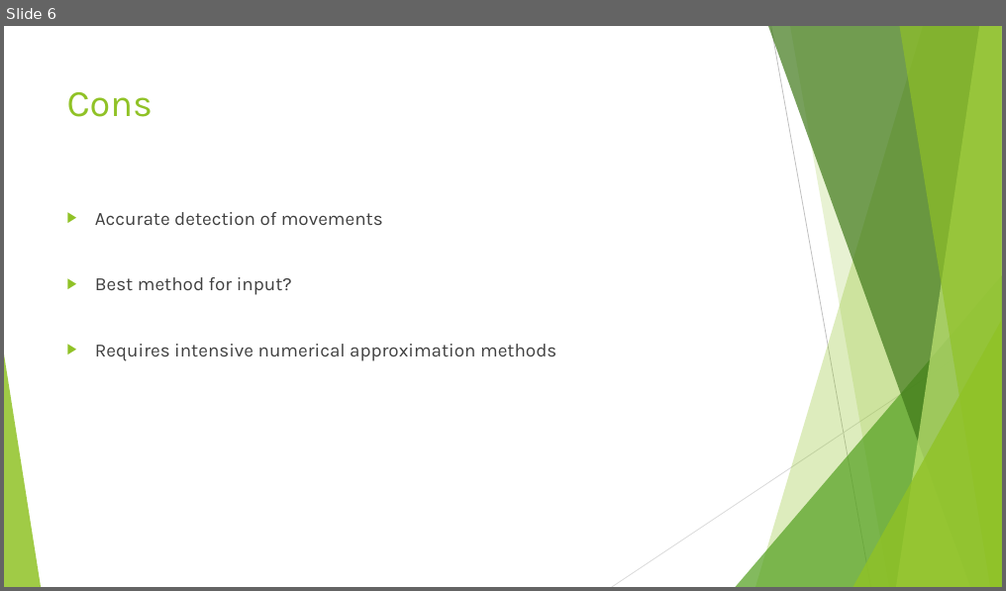
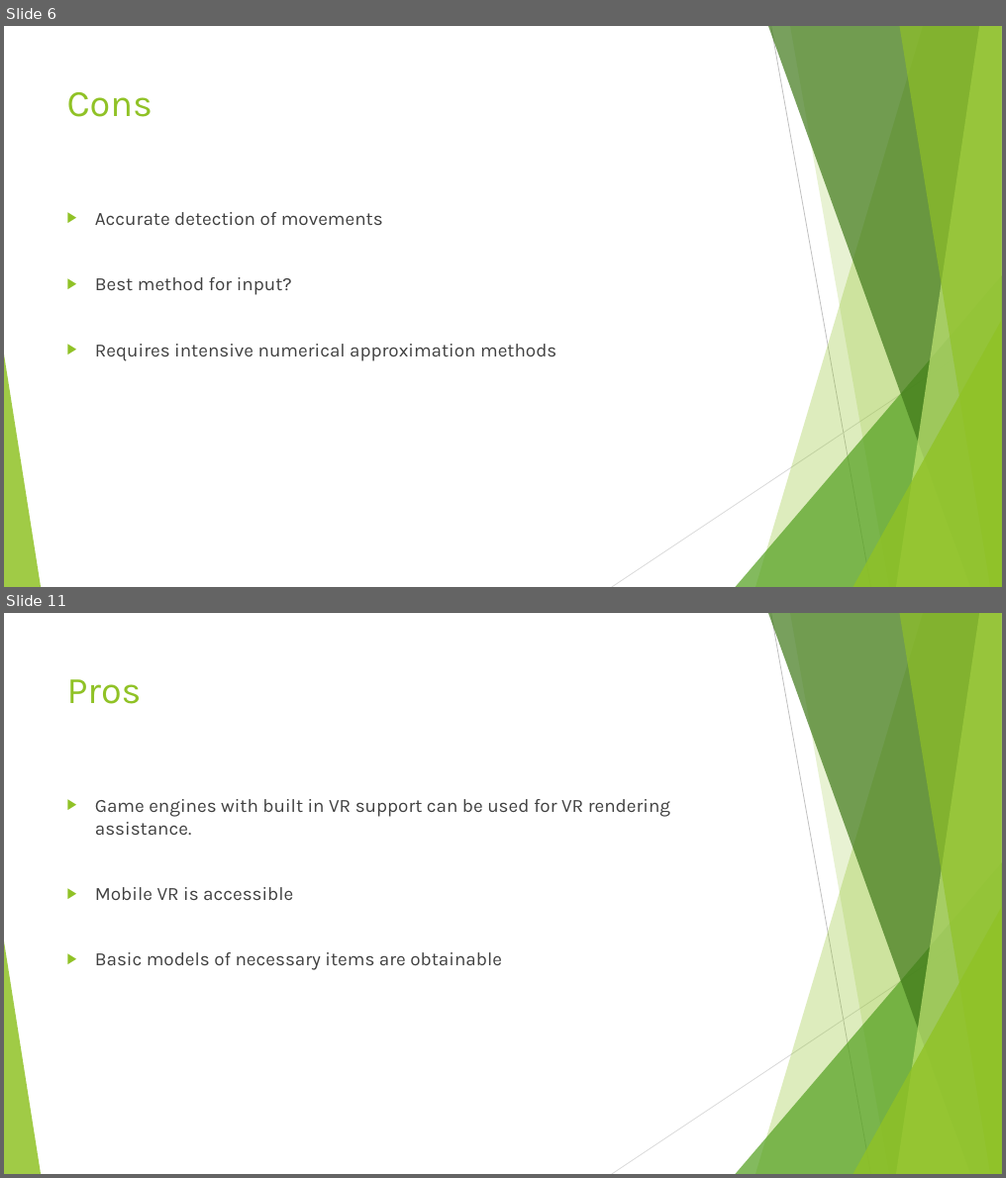
Before and after one commit to junmin-yee/Landmarked, a slide deck: Idea Presentation.pptx. Shown one above the other, each under a label of ours: slide 6 before the commit, slides 6 and 11 after it; the slides between them are not shown. The pictures are 1006x591 and 1006x1178 pixels, drawn with LibreOffice and Linux fonts; fonts in the diff are those of the drawing. Boxes give left, top, right and bottom in pixels: in the first picture for what was removed or moved away, otherwise in the second. Text is boxed around its words. In the diff, an @@ line names an element or a change of style, - is before the commit and + after.

```diff
--- a/Idea Presentation.pptx
+++ b/Idea Presentation.pptx
@@ slide 11 added at (4, 613, 1002, 1174), background #FFFFFF; not listed: 10 template elements that a slide beside it also shows @@
@@ title added at (67, 679, 142, 704), 36 pt, text #90C226 @@
+Pros
@@ text added at (95, 799, 670, 970), 18 pt, text #404040 @@
+▶ Game engines with built in VR support can be used for VR rendering assistance.
+▶ Mobile VR is accessible
+▶ Basic models of necessary items are obtainable
```
Also in this commit, not shown: 5 other slides added.
